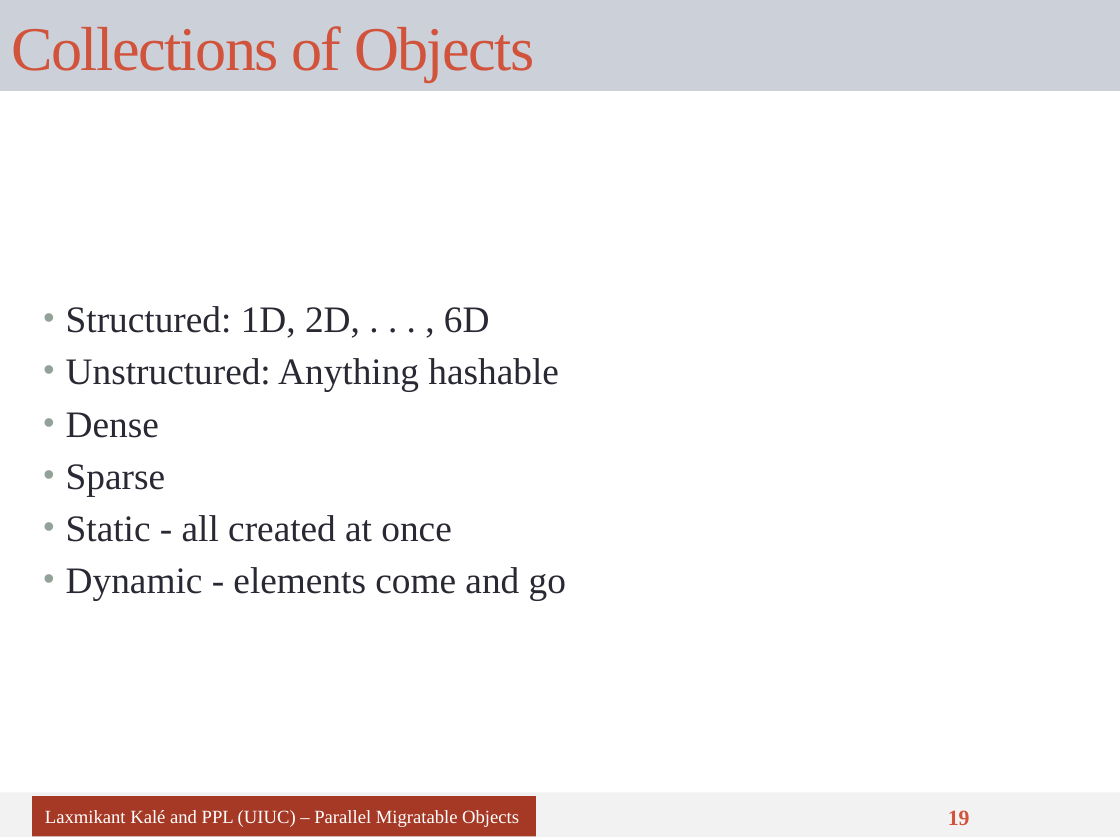
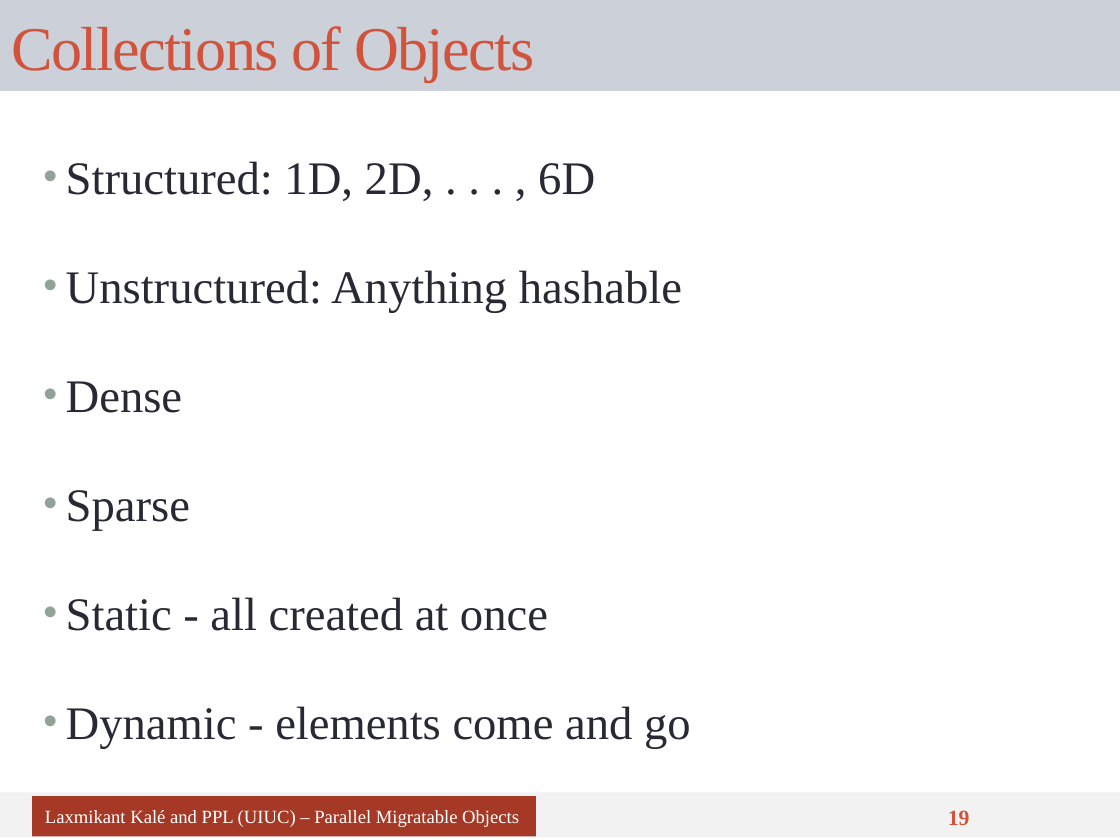
Before and after one commit to UIUC-PPL/charm_tutorial, a slide deck: slide 19 of tutorial-04-charm_basics.pptx. Drawn at 1120x840 pixels with LibreOffice and Linux fonts; fonts in the diff are those of the drawing. Boxes give left, top, right and bottom in pixels: in the first picture for what was removed or moved away, otherwise in the second. Text is boxed around its words. In the diff, an @@ line names an element or a change of style, - is before the commit and + after.

```diff
--- a/tutorial-04-charm_basics.pptx
+++ b/tutorial-04-charm_basics.pptx
@@ text "Structured: 1D, 2D, . . ..." at [66,161,691,749]: size 24 to 30 pt; more space between paragraphs @@
```
Also in this commit, not shown: 14 other slides changed.
